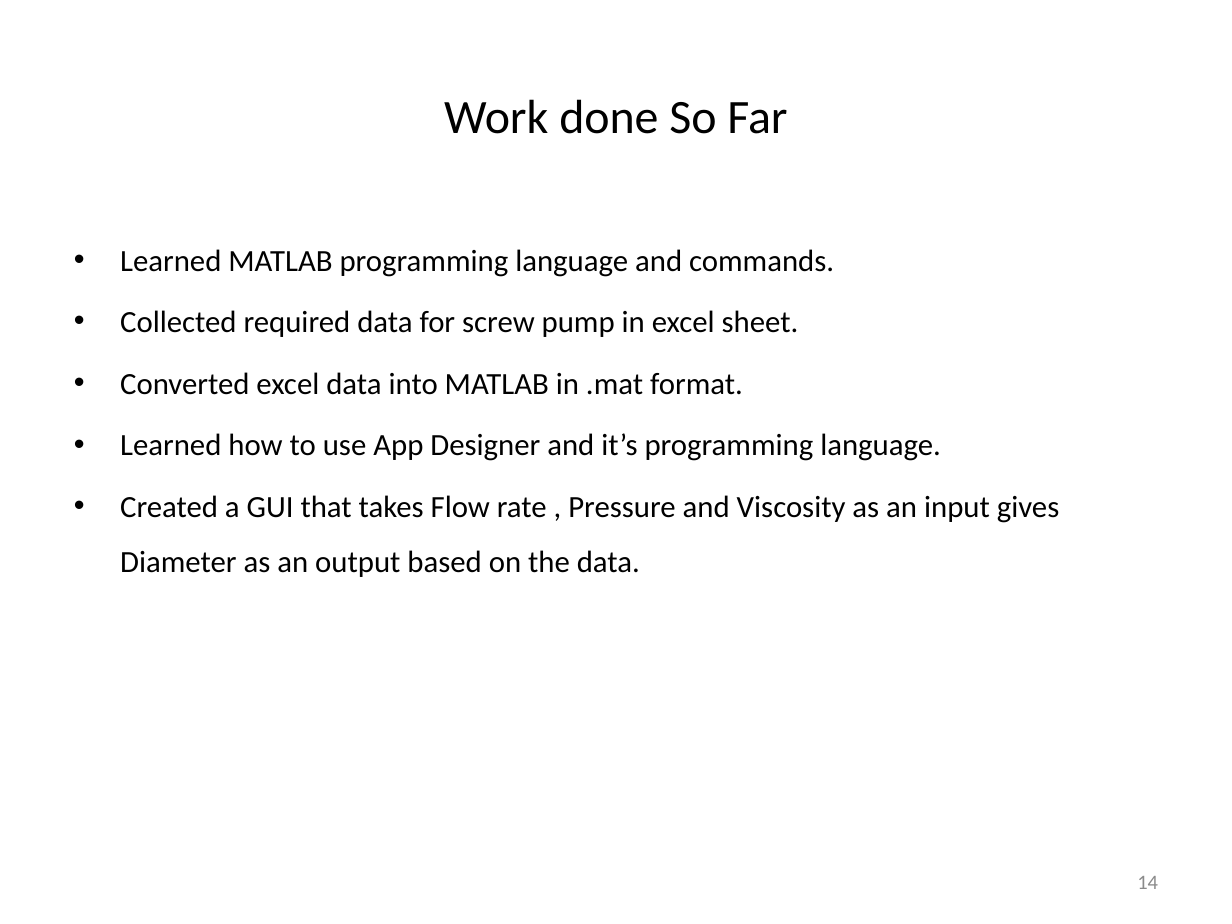
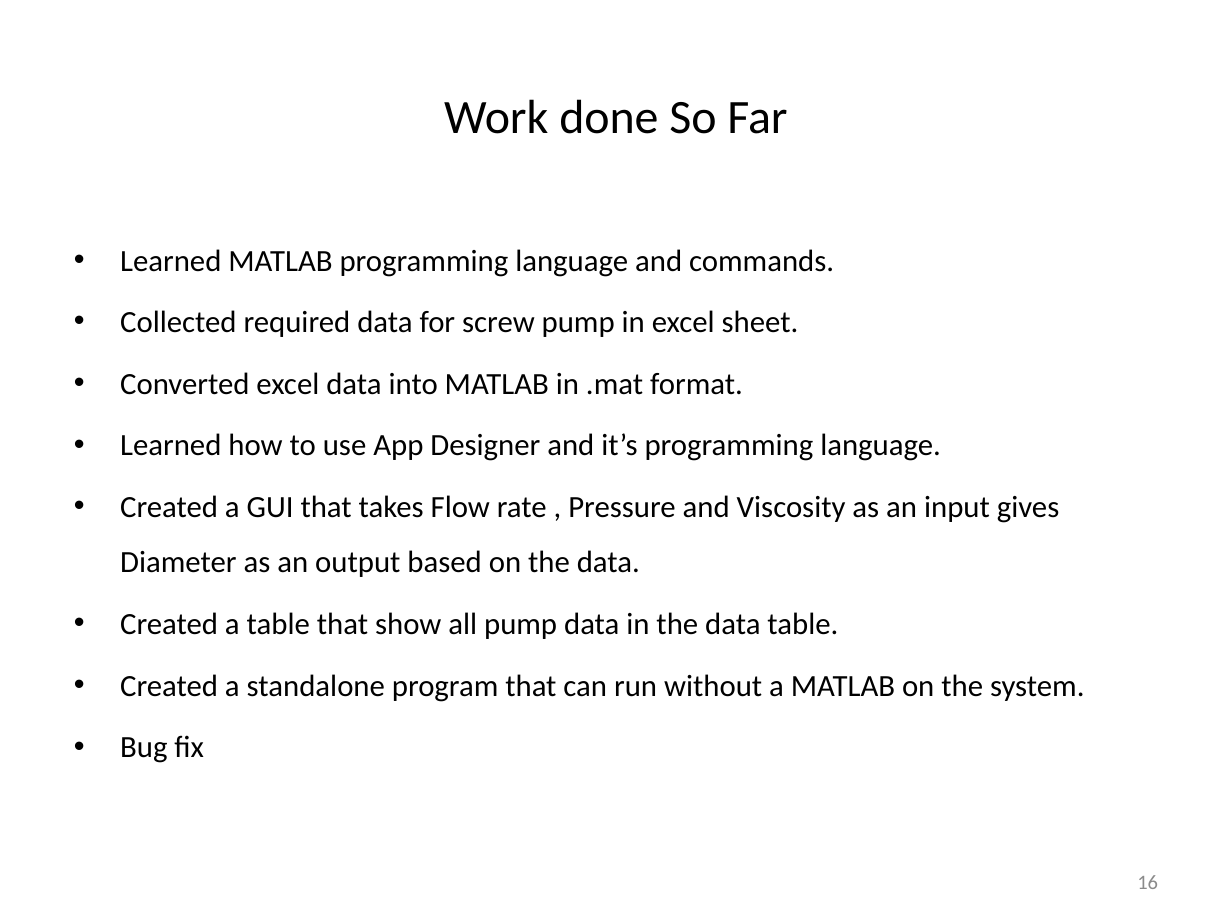
Before and after one commit to kartik1225/matlab_app, a slide deck: slide 16 of Development of GUI for pump selection.pptx (slide 14 before the commit). Drawn at 1232x924 pixels with LibreOffice and Linux fonts; fonts in the diff are those of the drawing. Boxes give left, top, right and bottom in pixels: in the first picture for what was removed or moved away, otherwise in the second. Text is boxed around its words. In the diff, an @@ line names an element or a change of style, - is before the commit and + after.

```diff
--- a/Development of GUI for pump selection.pptx
+++ b/Development of GUI for pump selection.pptx
@@ text at <box>120,612,1084,763</box>: paragraphs added @@
+• Created a table that show all pump data in the data table.
+• Created a standalone program that can run without a MATLAB on the system.
+• Bug fix
@@ page number at <box>1137,875,1158,889</box>: text changed @@
-14
+16
```
Also in this commit, not shown: 6 other slides changed, 5 slides added, 1 slide removed, 35 other files.
